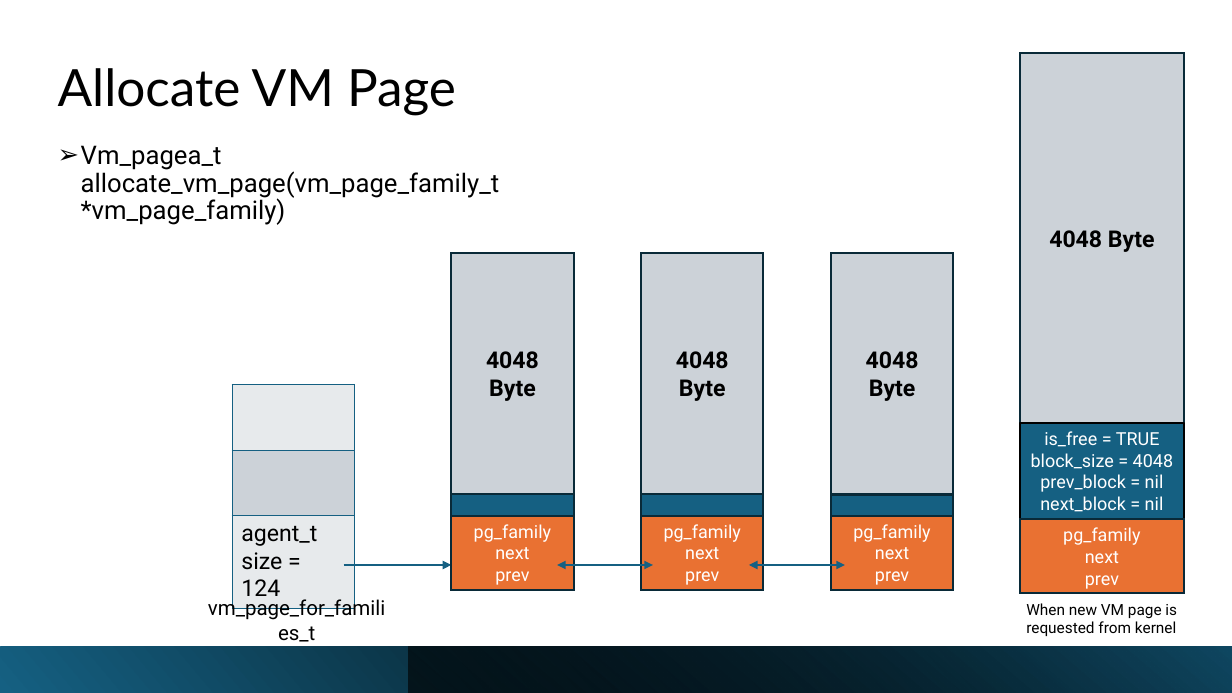
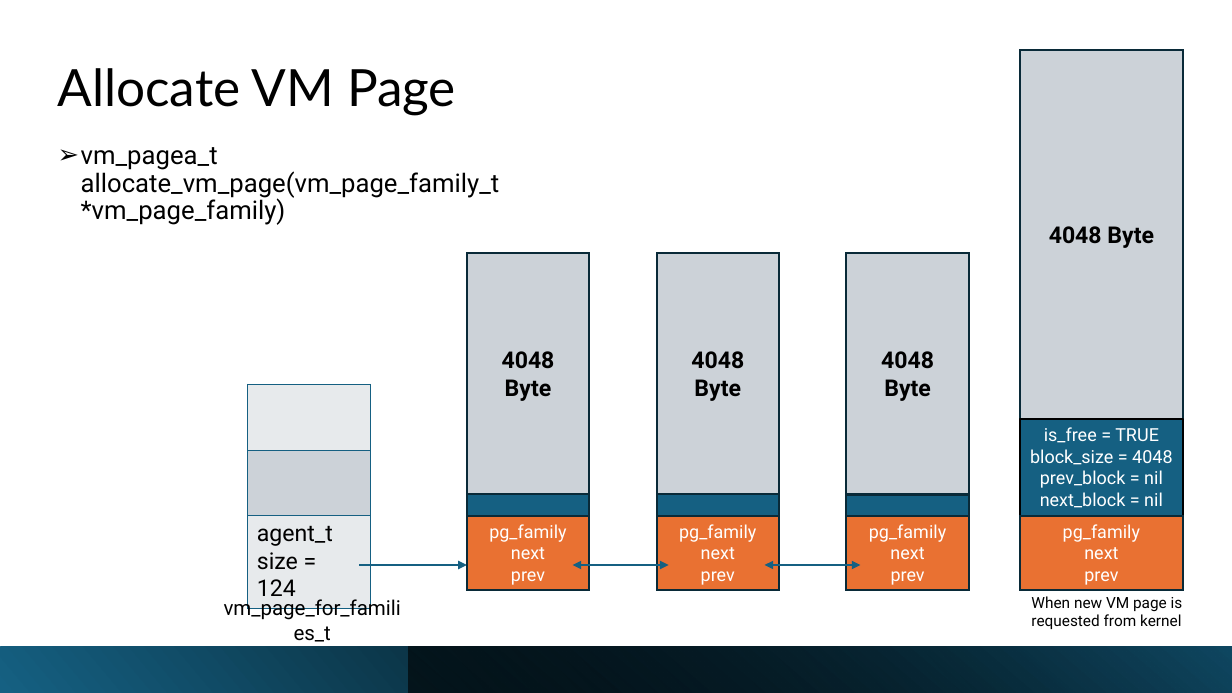
Before and after one commit to Mahmoud-Abdelraouf/STmicro-System-Programming-under-Linux, a slide deck: slide 53 of 04.Advanced/Tasks/Heap_Memory_Manager/Project_Documentation/HeapMemoryManager.pptx. Drawn at 1232x693 pixels with LibreOffice and Linux fonts; fonts in the diff are those of the drawing. Boxes give left, top, right and bottom in pixels: in the first picture for what was removed or moved away, otherwise in the second. Text is boxed around its words. In the diff, an @@ line names an element or a change of style, - is before the commit and + after.

Commit message:
update the presentation

```diff
--- a/04.Advanced/Tasks/Heap_Memory_Manager/Project_Documentation/HeapMemoryManager.pptx
+++ b/04.Advanced/Tasks/Heap_Memory_Manager/Project_Documentation/HeapMemoryManager.pptx
@@ rectangle "4048 Byte": place and size @@
-rectangle "4048 Byte" at box(1020, 54, 1184, 423)
+rectangle "4048 Byte" at box(1020, 50, 1184, 420)
@@ text at box(81, 147, 500, 225): text changed @@
-➢ Vm_pagea_t allocate_vm_page(vm_page_family_t *vm_page_family)
+➢ vm_pagea_t allocate_vm_page(vm_page_family_t *vm_page_family)
@@ 9 rectangles, 2 double arrows, 1 table, 1 text, 1 arrow: place and size @@
-9 rectangles, 2 double arrows, 1 table, 1 text, 1 arrow at box(208, 253, 954, 642)
+9 rectangles, 2 double arrows, 1 table, 1 text, 1 arrow at box(224, 253, 970, 642)
@@ text "When new VM page is ...": place and size @@
-text "When new VM page is ..." at box(1026, 603, 1177, 636)
+text "When new VM page is ..." at box(1031, 596, 1183, 629)
```
Also in this commit, not shown: 6 other slides changed.
